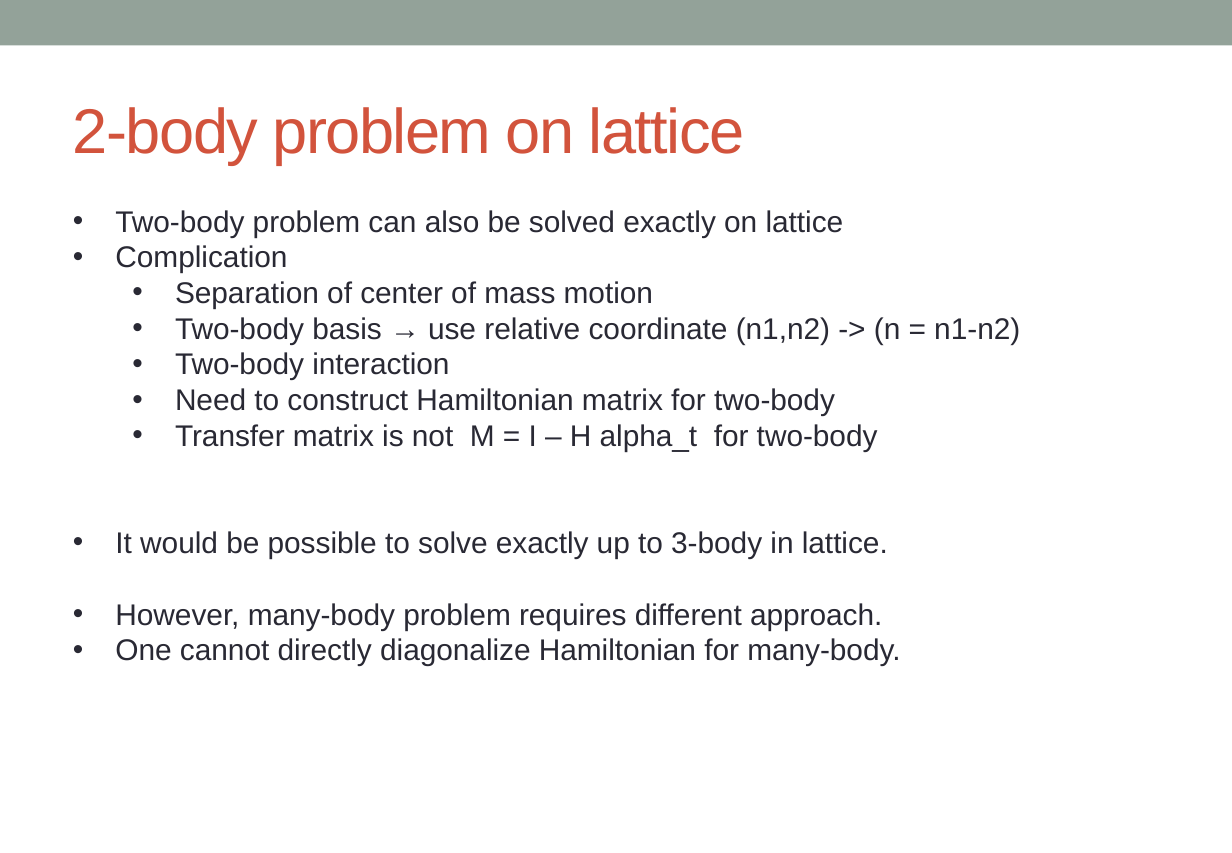
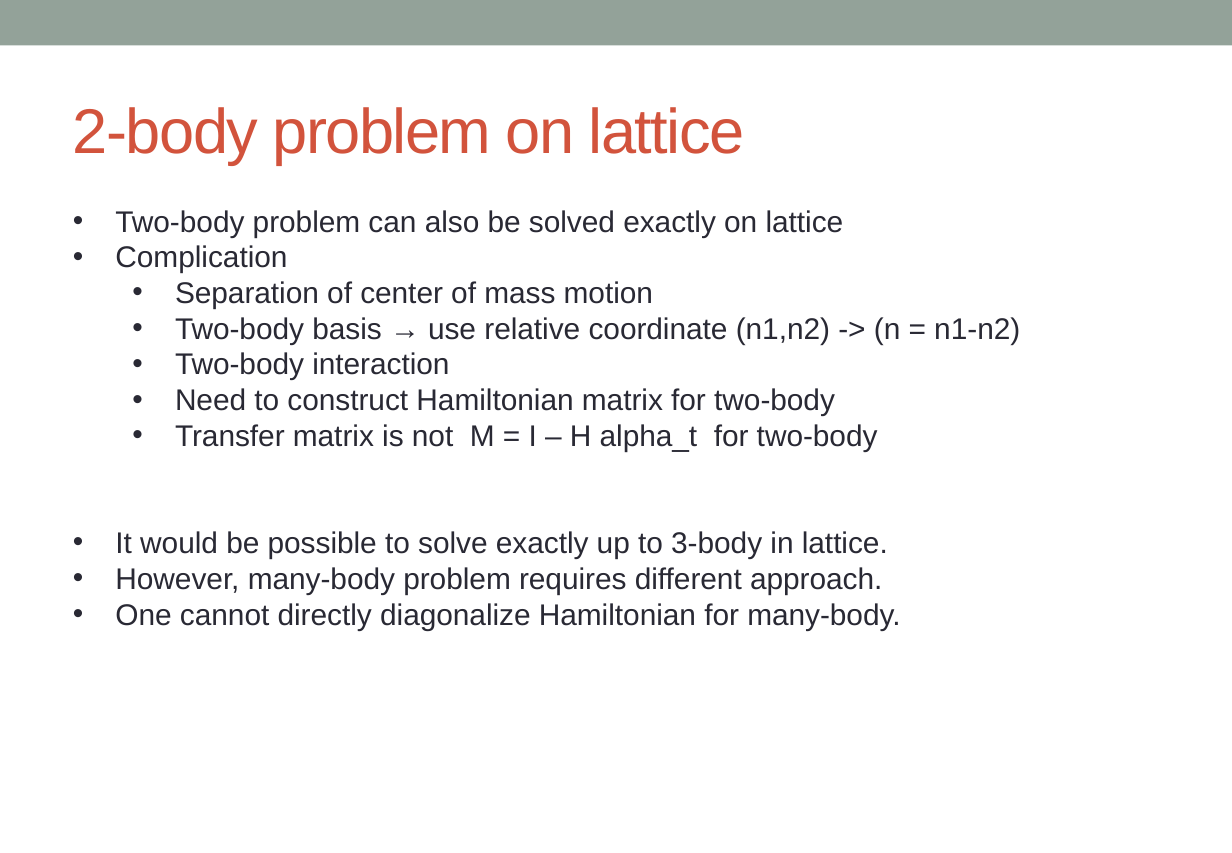
Before and after one commit to alphacentaury-github/NPSS2020, a slide deck: slide 16 of 20230612_Lattice_intro.pptx. Drawn at 1232x853 pixels with LibreOffice and Linux fonts; fonts in the diff are those of the drawing. Boxes give left, top, right and bottom in pixels: in the first picture for what was removed or moved away, otherwise in the second. Text is boxed around its words. In the diff, an @@ line names an element or a change of style, - is before the commit and + after.

```diff
--- a/20230612_Lattice_intro.pptx
+++ b/20230612_Lattice_intro.pptx
@@ text "Two-body problem can also be ..." rewrapped from box(115, 210, 1020, 666) to box(115, 210, 1020, 630) @@
```
Also in this commit, not shown: 6 other slides changed.
